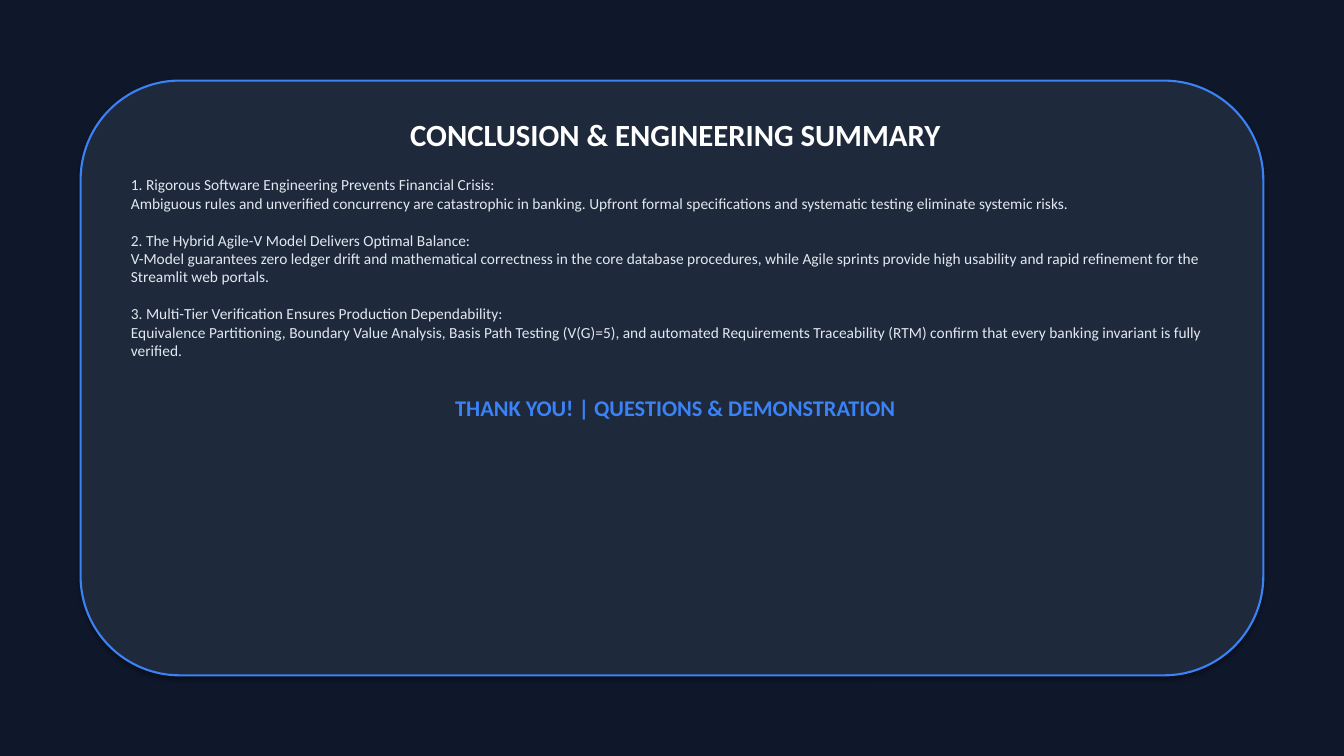
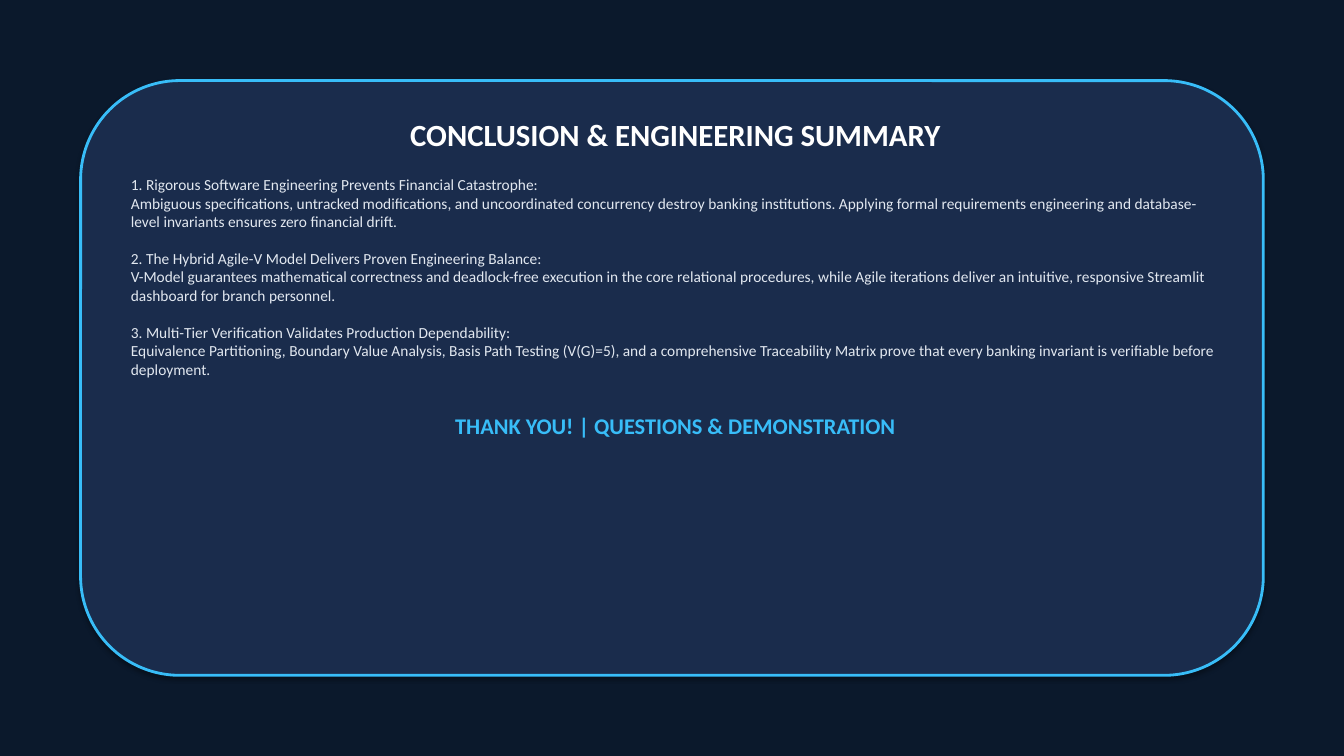
Before and after one commit to shreyasghatekar1-prog/Database-Management-System-Course-Project, a slide deck: slide 29 of Bank_Management_System_Software_Engineering_Presentation.pptx. Drawn at 1344x756 pixels with LibreOffice and Linux fonts; fonts in the diff are those of the drawing. Boxes give left, top, right and bottom in pixels: in the first picture for what was removed or moved away, otherwise in the second. Text is boxed around its words. In the diff, an @@ line names an element or a change of style, - is before the commit and + after.

```diff
--- a/Bank_Management_System_Software_Engineering_Presentation.pptx
+++ b/Bank_Management_System_Software_Engineering_Presentation.pptx
@@ rectangle at bbox=[0, 0, 1344, 756]: fill #0F172A to #0B192C @@
@@ rounded rectangle at bbox=[81, 81, 1263, 676]: fill #1E293B to #1A2C4C; outline #3B82F6 1.5 pt to #38BDF8 2 pt @@
@@ text at bbox=[131, 179, 1214, 378]: text changed @@
-1. Rigorous Software Engineering Prevents Financial Crisis:
-Ambiguous rules and unverified concurrency are catastrophic in banking. Upfront formal specifications and systematic testing eliminate systemic risks.
-2. The Hybrid Agile-V Model Delivers Optimal Balance:
-V-Model guarantees zero ledger drift and mathematical correctness in the core database procedures, while Agile sprints provide high usability and rapid refinement for the Streamlit web portals.
-3. Multi-Tier Verification Ensures Production Dependability:
-Equivalence Partitioning, Boundary Value Analysis, Basis Path Testing (V(G)=5), and automated Requirements Traceability (RTM) confirm that every banking invariant is fully verified.
+1. Rigorous Software Engineering Prevents Financial Catastrophe:
+Ambiguous specifications, untracked modifications, and uncoordinated concurrency destroy banking institutions. Applying formal requirements engineering and database-level invariants ensures zero financial drift.
+2. The Hybrid Agile-V Model Delivers Proven Engineering Balance:
+V-Model guarantees mathematical correctness and deadlock-free execution in the core relational procedures, while Agile iterations deliver an intuitive, responsive Streamlit dashboard for branch personnel.
+3. Multi-Tier Verification Validates Production Dependability:
+Equivalence Partitioning, Boundary Value Analysis, Basis Path Testing (V(G)=5), and a comprehensive Traceability Matrix prove that every banking invariant is verifiable before deployment.
@@ text at bbox=[455, 418, 895, 437]: text colour #3B82F6 to #38BDF8 in "THANK YOU! | QUESTIONS & DEMONSTRATION" @@
```
Also in this commit, not shown: 26 other slides changed, 2 slides added, 2 slides removed, 1 other file.
